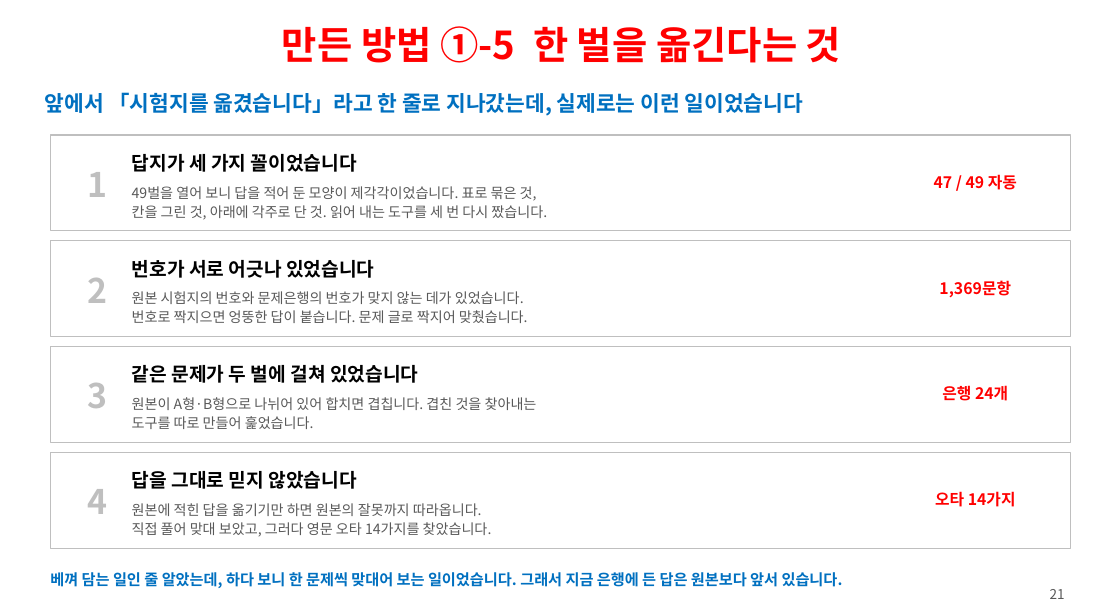
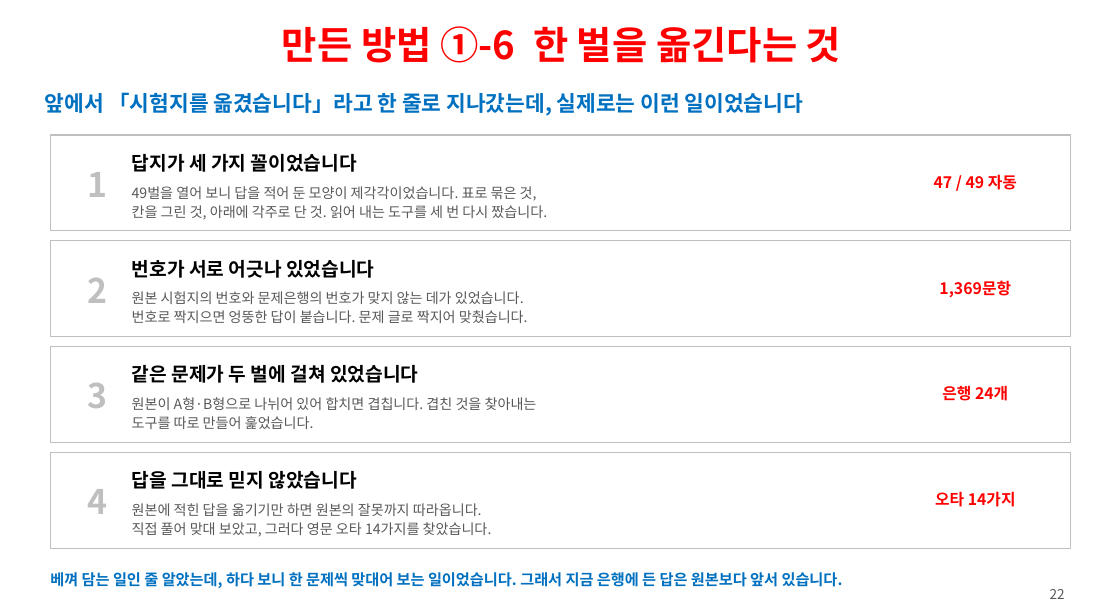
Before and after one commit to ys1277-sys/HIENDT-CBT, a slide deck: slide 22 of docs/발표자료-CBT-2026-08.pptx (slide 21 before the commit). Drawn at 1120x610 pixels with LibreOffice and Linux fonts; fonts in the diff are those of the drawing. Boxes give left, top, right and bottom in pixels: in the first picture for what was removed or moved away, otherwise in the second. Text is boxed around its words. In the diff, an @@ line names an element or a change of style, - is before the commit and + after.

```diff
--- a/docs/발표자료-CBT-2026-08.pptx
+++ b/docs/발표자료-CBT-2026-08.pptx
@@ text at (282, 26, 841, 63): text changed @@
-만든 방법 ①-5 한 벌을 옮긴다는 것
+만든 방법 ①-6 한 벌을 옮긴다는 것
@@ text at (1050, 589, 1065, 599): text changed @@
-21
+22
```
Also in this commit, not shown: 19 other slides changed, 1 slide added, 1 other file.
